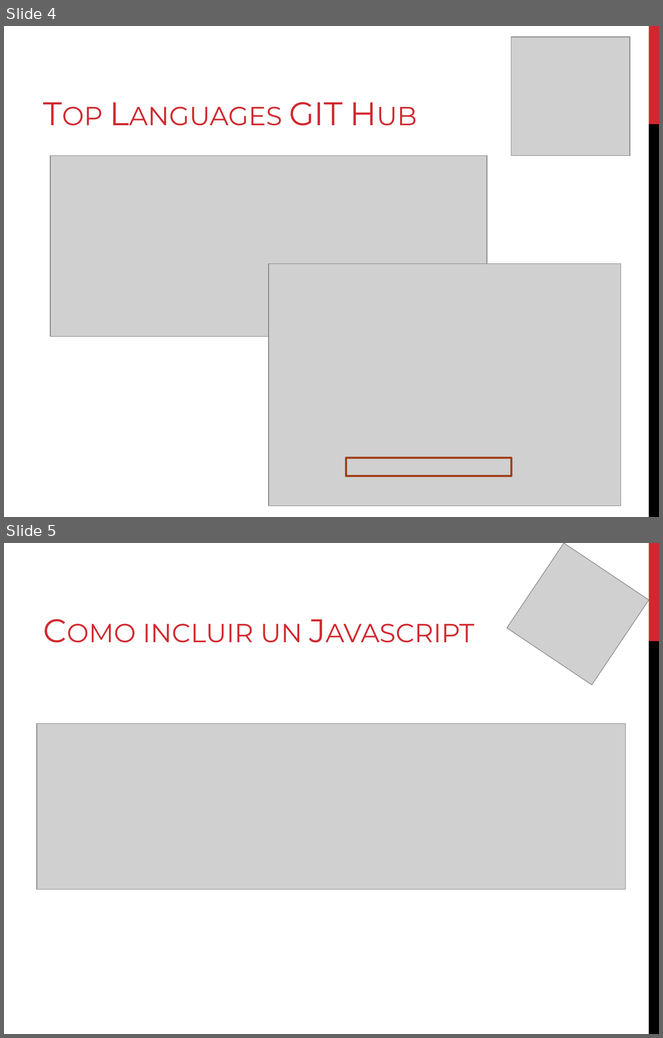
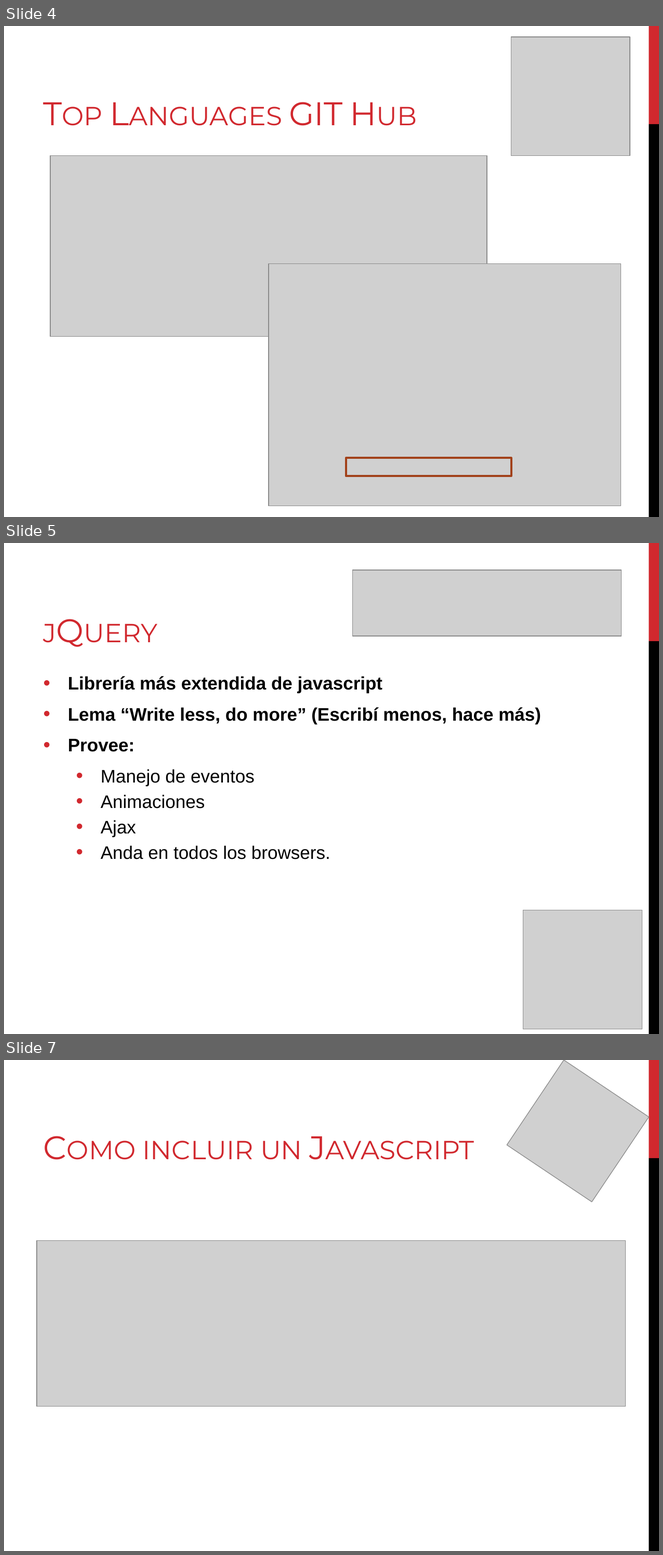
Before and after one commit to Unicen-Tuari/PW2013, a slide deck: Clases/Javascript/Slides/Javascript.pptx. Shown one above the other, each under a label of ours: slides 4 and 5 before the commit, slides 4, 5 and 7 after it; the slides between them are not shown. The pictures are 663x1038 and 663x1555 pixels, drawn with LibreOffice and Linux fonts; fonts in the diff are those of the drawing; grey boxes stand for pictures. Boxes give left, top, right and bottom in pixels: in the first picture for what was removed or moved away, otherwise in the second. Text is boxed around its words. In the diff, an @@ line names an element or a change of style, - is before the commit and + after.

```diff
--- a/Clases/Javascript/Slides/Javascript.pptx
+++ b/Clases/Javascript/Slides/Javascript.pptx
@@ slide 5 added at [4, 543, 659, 1034], background #FFFFFF; not listed: 2 template elements that a slide beside it also shows @@
@@ title added at [37, 554, 487, 652], 36 pt, text #D1282E, small capitals @@
+jQuery
@@ picture added at [352, 570, 621, 636] @@
@@ text added at [68, 676, 541, 860], 20 pt, text #000000, bold @@
+• Librería más extendida de javascript
+• Lema “Write less, do more” (Escribí menos, hace más)
+• Provee:
+  • Manejo de eventos
+  • Animaciones
+  • Ajax
+  • Anda en todos los browsers.
@@ picture added at [523, 911, 642, 1029] @@
@@ what was slide 5 is now slide 7 @@
```
Also in this commit, not shown: 2 slides changed, 1 other slide added, 2 other files.
